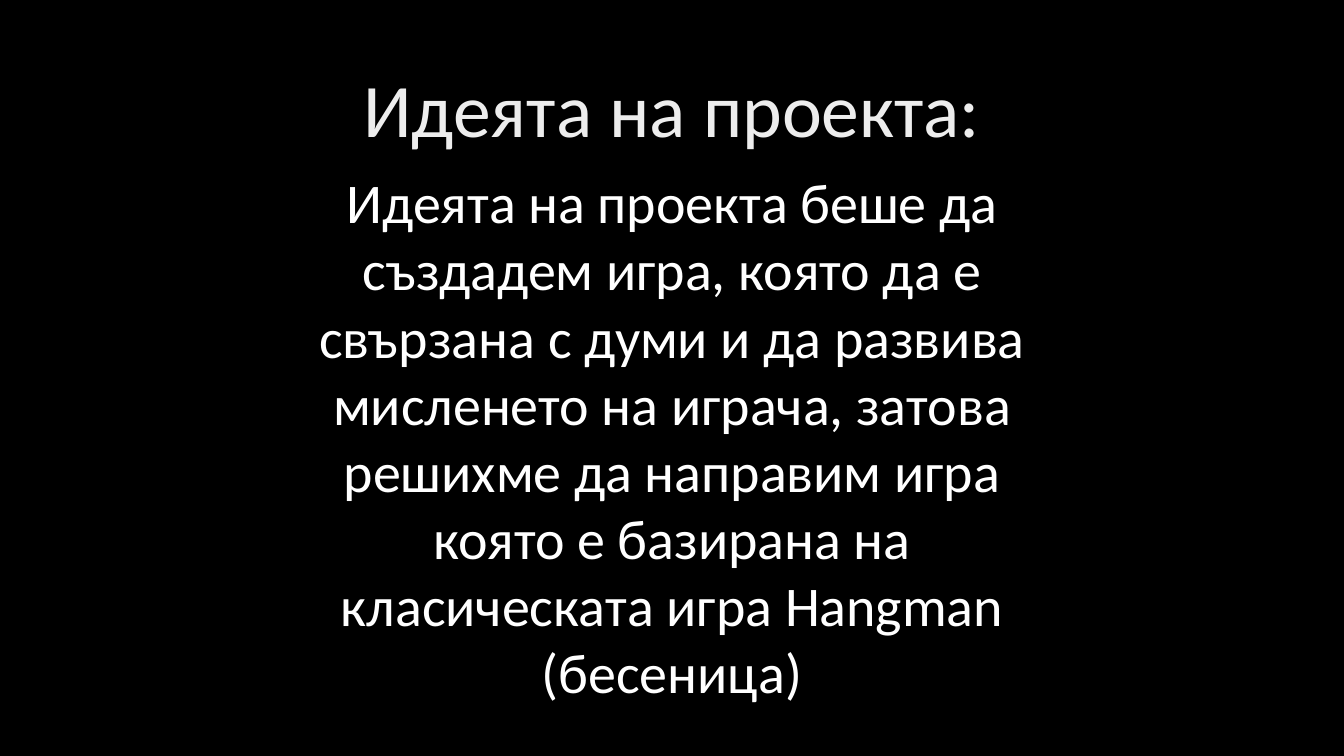
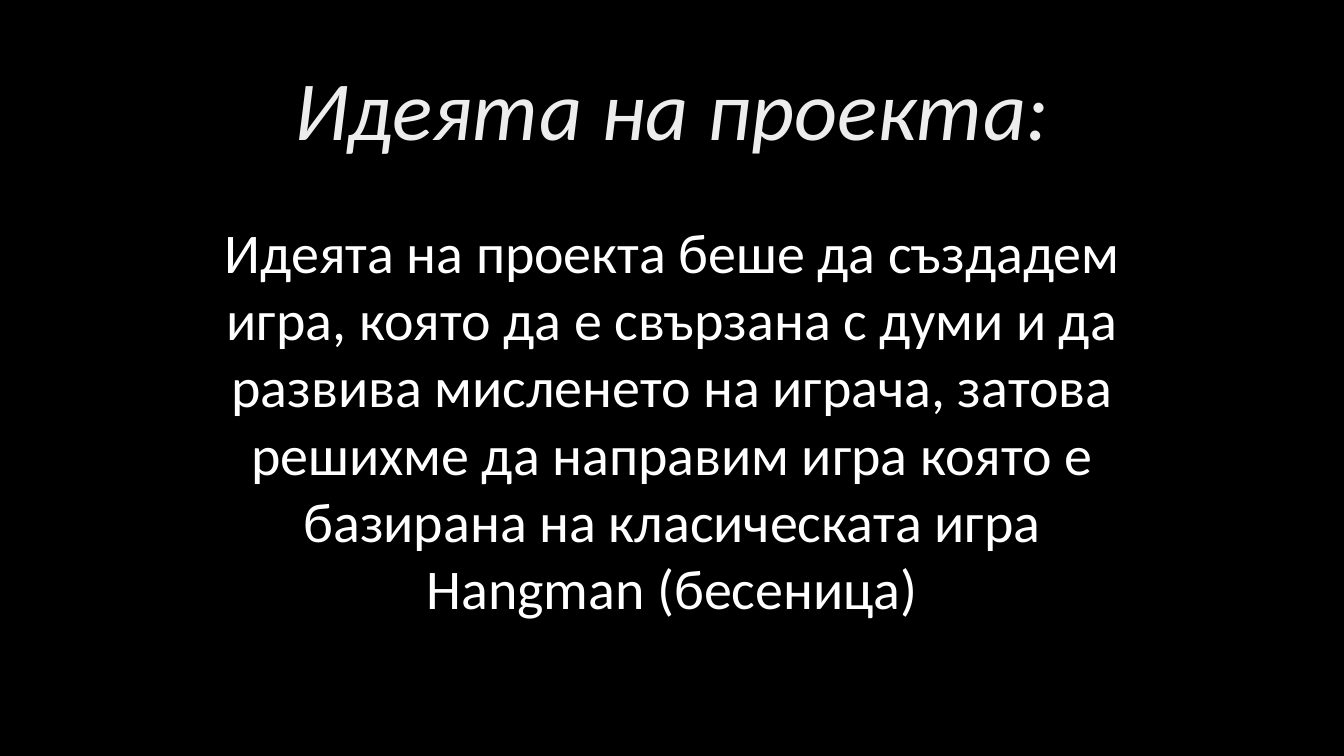
Before and after one commit to EGGeorgieva21/Hangman-project-2022, a slide deck: slide 6 of documentation/presentation.pptx. Drawn at 1344x756 pixels with LibreOffice and Linux fonts; fonts in the diff are those of the drawing; background and template pictures are left out. Boxes give left, top, right and bottom in pixels: in the first picture for what was removed or moved away, otherwise in the second. Text is boxed around its words. In the diff, an @@ line names an element or a change of style, - is before the commit and + after.

```diff
--- a/documentation/presentation.pptx
+++ b/documentation/presentation.pptx
@@ title "Идеята на проекта:" at [295, 86, 1049, 154]: size 54 to 60 pt, italic on @@
@@ text "Идеята на проекта беше да ..." rewrapped from [319, 185, 1024, 703] to [225, 235, 1119, 619] @@
```
Also in this commit, not shown: 7 other slides changed, 2 slides added, 1 slide removed.
